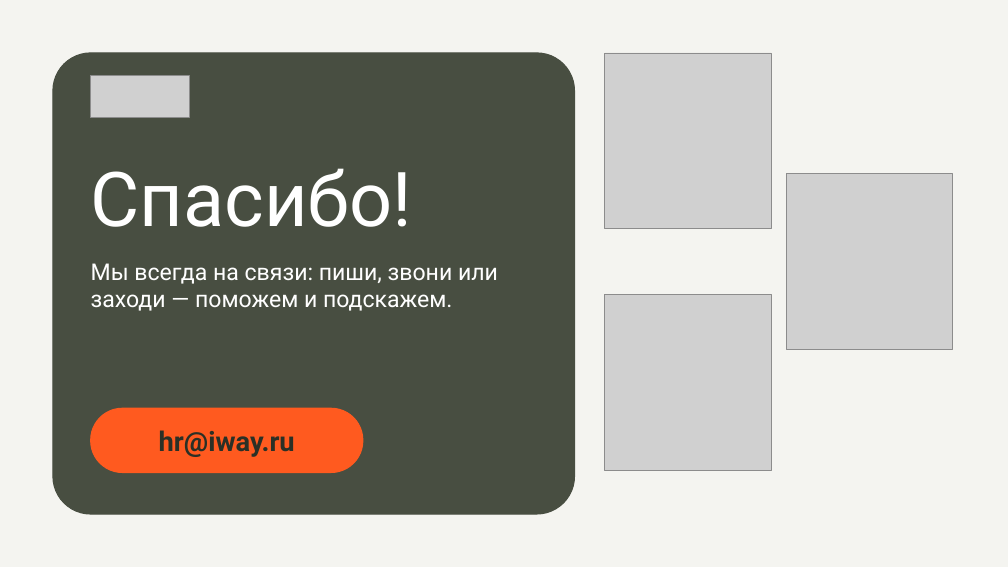
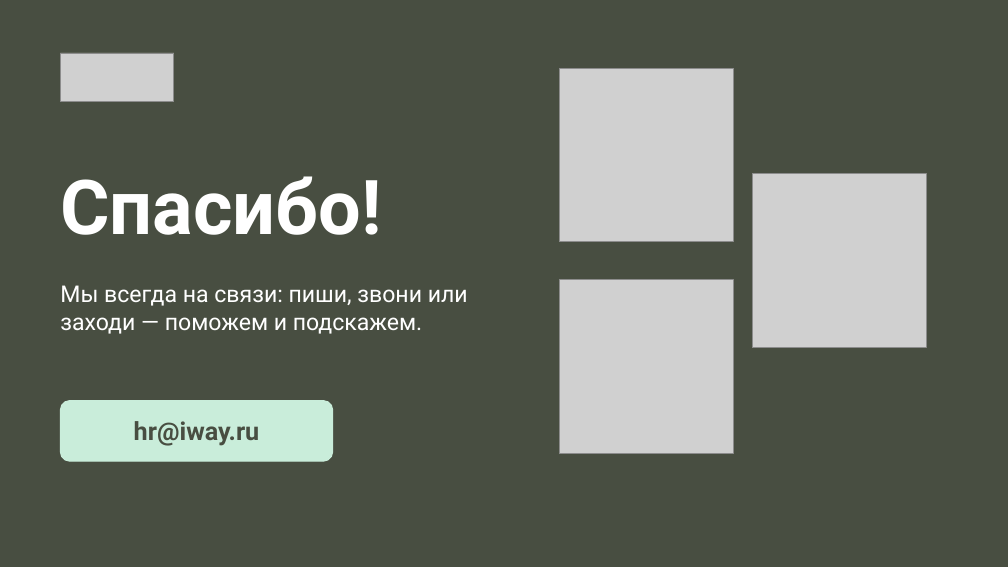
Before and after one commit to hriwayhr/HR-projects, a slide deck: slide 26 of presentations/HR-iway-onboarding-2026.pptx. Drawn at 1008x567 pixels with LibreOffice and Linux fonts; fonts in the diff are those of the drawing; grey boxes stand for pictures. Boxes give left, top, right and bottom in pixels: in the first picture for what was removed or moved away, otherwise in the second. Text is boxed around its words. In the diff, an @@ line names an element or a change of style, - is before the commit and + after.

```diff
--- a/presentations/HR-iway-onboarding-2026.pptx
+++ b/presentations/HR-iway-onboarding-2026.pptx
@@ background #F4F4F0 to #484E41 @@
@@ rounded rectangle removed at (53, 53, 575, 514) @@
@@ picture: place and size @@
-picture at (91, 76, 189, 118)
+picture at (60, 53, 174, 101)
@@ picture: place and size @@
-picture at (605, 53, 771, 229)
+picture at (560, 68, 734, 242)
@@ title "Спасибо!": place and size @@
-title "Спасибо!" at (91, 168, 412, 227)
+title "Спасибо!" at (60, 176, 381, 235)
@@ title "Спасибо!" at (60, 176, 381, 235): bold on @@
@@ picture: place and size @@
-picture at (786, 174, 953, 350)
+picture at (752, 174, 926, 348)
@@ text "Мы всегда на связи: пиши, ...": place and size @@
-text "Мы всегда на связи: пиши, ..." at (91, 263, 498, 311)
+text "Мы всегда на связи: пиши, ..." at (60, 285, 468, 334)
@@ picture: place and size @@
-picture at (605, 295, 771, 471)
+picture at (560, 280, 734, 454)
@@ text "hr@iway.ru": place and size @@
-text "hr@iway.ru" at (159, 430, 295, 457)
+text "hr@iway.ru" at (134, 421, 260, 446)
@@ text "hr@iway.ru" at (134, 421, 260, 446): size 26 to 24 pt, text colour #2B3026 to #484E41 @@
@@ rounded rectangle: place and size @@
-rounded rectangle at (91, 408, 363, 473)
+rounded rectangle at (60, 401, 333, 461)
@@ rounded rectangle at (60, 401, 333, 461): fill #FF5A1F to #C9EDDA; outline #FF5A1F 1 pt to #C9EDDA 1 pt; proportions changed @@
```
Also in this commit, not shown: 27 other slides changed, 4 other files.
